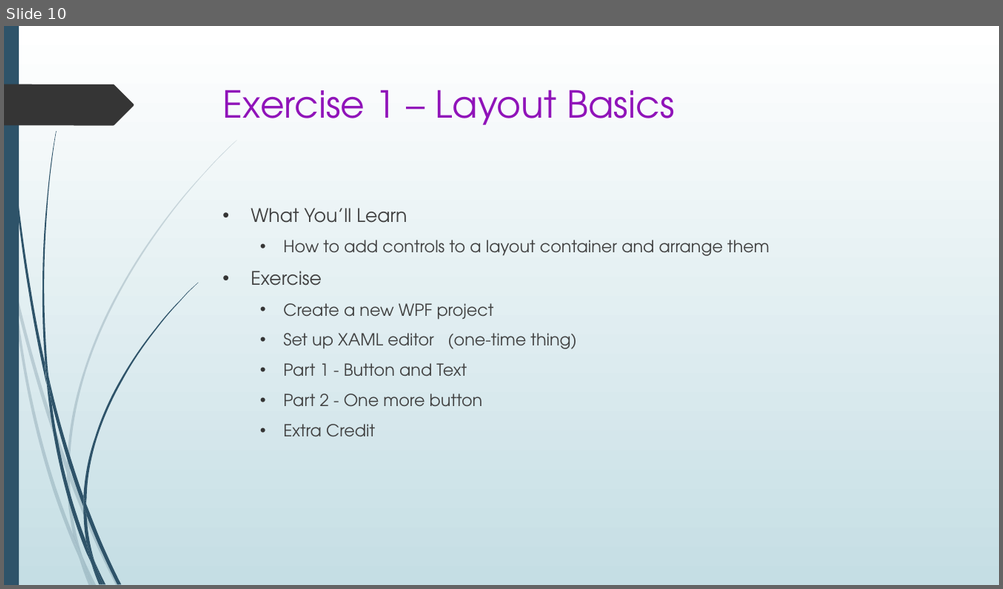
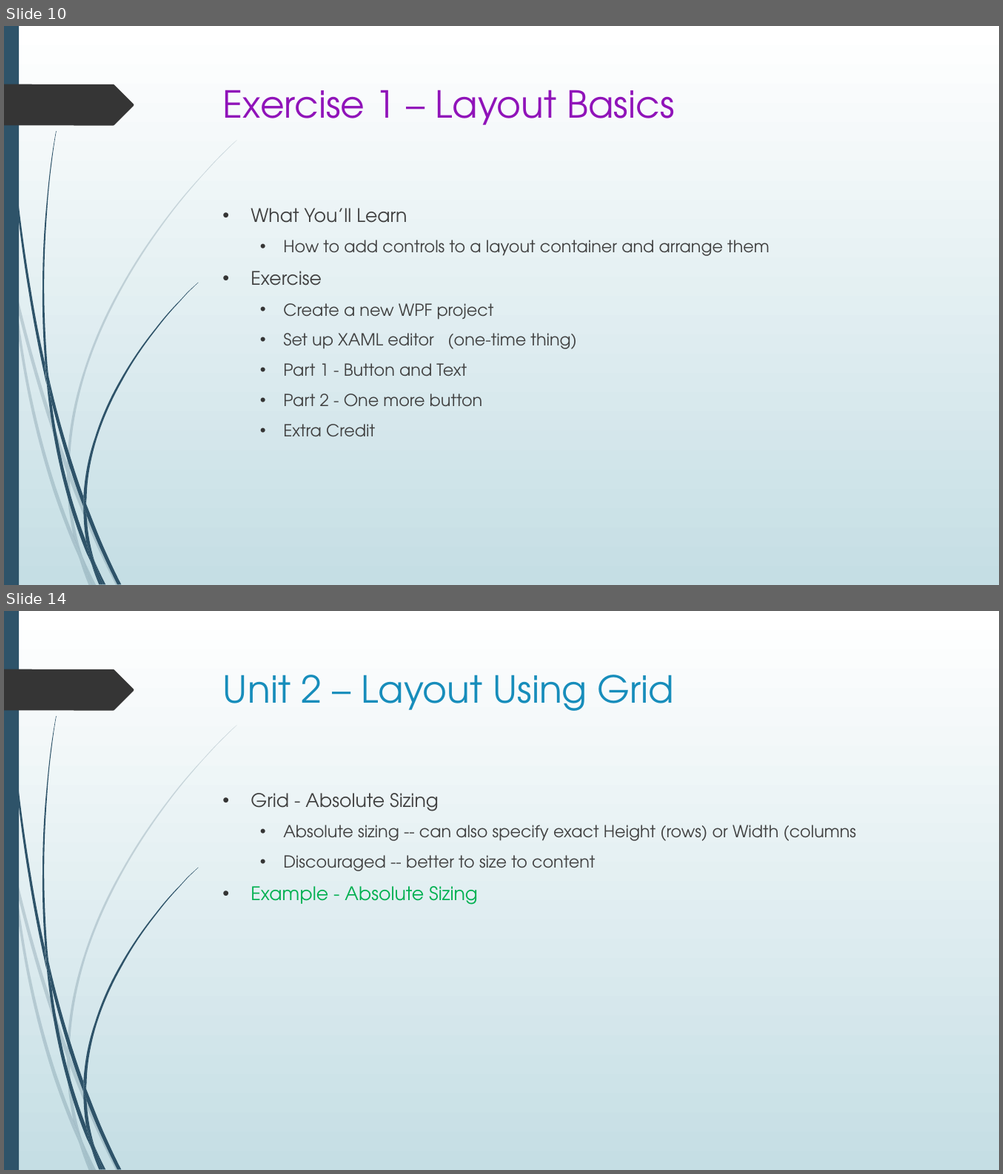
Before and after one commit to seanpsexton/wpf-workshop-solutions, a slide deck: WPF-Workshop-Sexton-Oct2023.pptx. Shown one above the other, each under a label of ours: slide 10 before the commit, slides 10 and 14 after it; the slides between them are not shown. The pictures are 1003x589 and 1003x1174 pixels, drawn with LibreOffice and Linux fonts; fonts in the diff are those of the drawing. Boxes give left, top, right and bottom in pixels: in the first picture for what was removed or moved away, otherwise in the second. Text is boxed around its words. In the diff, an @@ line names an element or a change of style, - is before the commit and + after.

Commit message:
Add Unit 2 to PPT

```diff
--- a/WPF-Workshop-Sexton-Oct2023.pptx
+++ b/WPF-Workshop-Sexton-Oct2023.pptx
@@ slide 14 added at <box>4,611,999,1170</box>, background gradient #FFFFFF to #C5DEE5; not listed: 24 template elements that a slide beside it also shows @@
@@ title added at <box>223,675,674,711</box>, 36 pt, text #178DBB @@
+Unit 2 – Layout Using Grid
@@ text added at <box>250,793,856,905</box>, 16 pt, text #404040 @@
+• Grid - Absolute Sizing
+  • Absolute sizing -- can also specify exact Height (rows) or Width (columns
+  • Discouraged -- better to size to content
+• Example - Absolute Sizing
```
Also in this commit, not shown: 1 slide changed, 5 other slides added.
